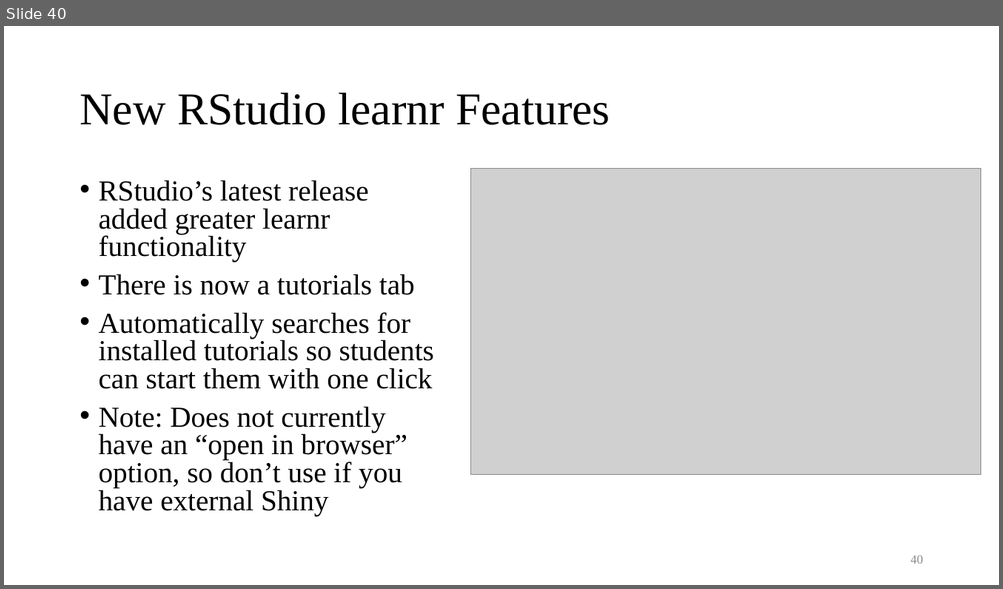
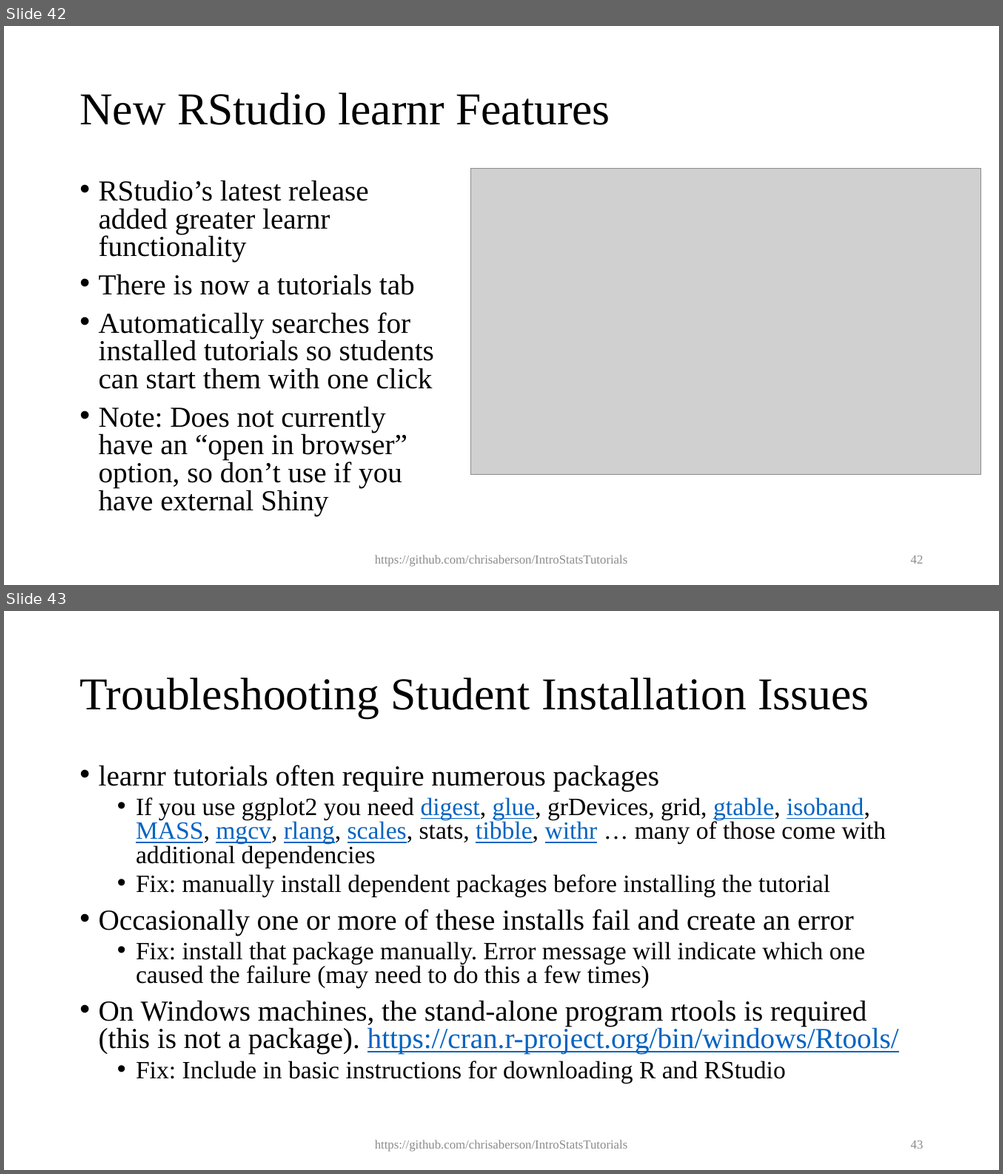
Before and after one commit to chrisaberson/IntroStatsTutorials, a slide deck: ppt/learnr.pptx. Shown one above the other, each under a label of ours: slide 40 before the commit, slides 42 and 43 after it. The pictures are 1003x589 and 1003x1174 pixels, drawn with LibreOffice and Linux fonts; fonts in the diff are those of the drawing; grey boxes stand for pictures. Boxes give left, top, right and bottom in pixels: in the first picture for what was removed or moved away, otherwise in the second. Text is boxed around its words. In the diff, an @@ line names an element or a change of style, - is before the commit and + after.

```diff
--- a/ppt/learnr.pptx
+++ b/ppt/learnr.pptx
@@ slide 43 added at <box>4,611,999,1170</box>, background #FFFFFF @@
@@ title added at <box>79,678,868,718</box>, 44 pt, text #000000 @@
+Troubleshooting Student Installation Issues
@@ text added at <box>99,765,899,1083</box>, 24 pt, text #000000 @@
+• learnr tutorials often require numerous packages
+  • If you use ggplot2 you need digest, glue, grDevices, grid, gtable, isoband, MASS, mgcv, rlang, scales, stats, tibble, withr … many of those come with additional dependencies
+  • Fix: manually install dependent packages before installing the tutorial
+• Occasionally one or more of these installs fail and create an error
+  • Fix: install that package manually. Error message will indicate which one caused the failure (may need to do this a few times)
+• On Windows machines, the stand-alone program rtools is required (this is not a package). https://cran.r-project.org/bin/windows/Rtools/
+  • Fix: Include in basic instructions for downloading R and RStudio
@@ text added at <box>375,1140,628,1152</box>, 12 pt, text #8C8C8C @@
+https://github.com/chrisaberson/IntroStatsTutorials
@@ page number added at <box>910,1141,923,1149</box>, 12 pt, text #8C8C8C @@
+43
@@ what was slide 40 is now slide 42 @@
@@ slide 42 changed as well @@
@@ text added at <box>375,555,628,567</box>, 12 pt, text #8C8C8C @@
+https://github.com/chrisaberson/IntroStatsTutorials
@@ page number at <box>910,556,923,564</box>: text changed @@
-40
+42
```
Also in this commit, not shown: 41 other slides changed, 3 other slides added.
